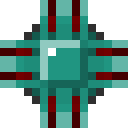
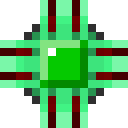
Revision of a layered (128, 128) image; what changed, layer by layer:
added layer "Recognition" above "Intelligence" over [40, 40, 88, 88]
added layer "Intelligence" above "Advanced Chipset" over [40, 40, 88, 88]
hid "Advanced Chipset" over [0, 0, 128, 128]
